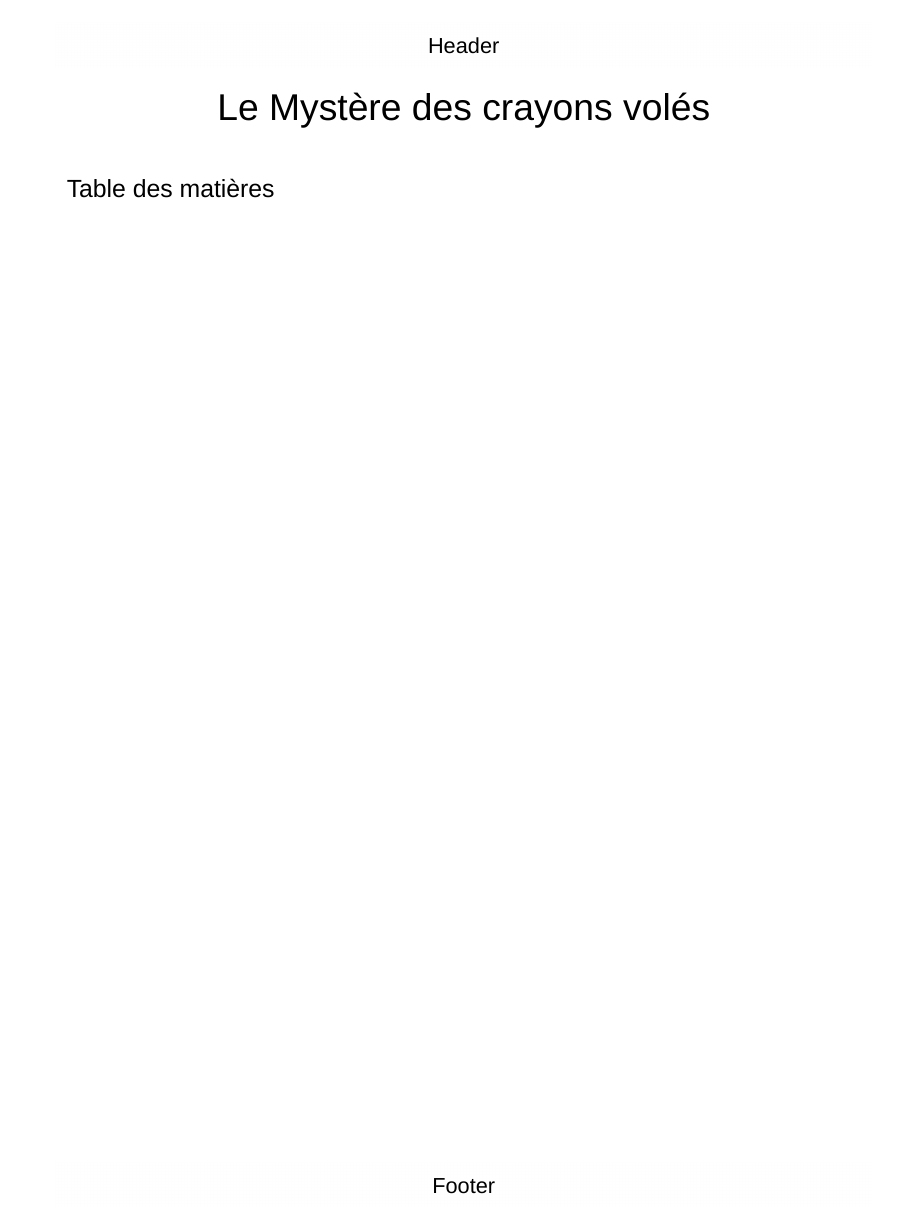
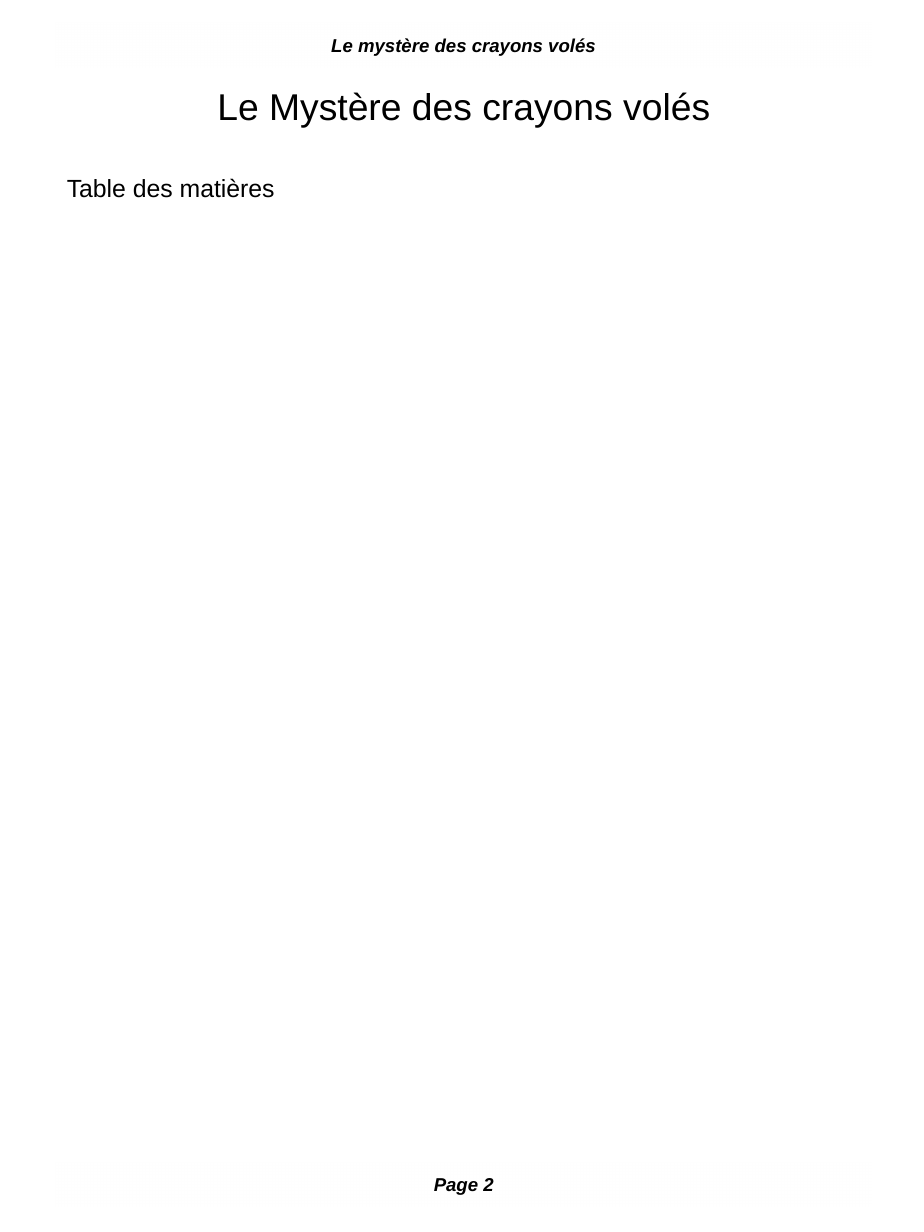
Before and after one commit to orey/D6-Dimensions, a slide deck: slide 2 of Le mystère des crayons volés/Le mystère des crayons volés.odp. Drawn at 924x1232 pixels with LibreOffice and Linux fonts; fonts in the diff are those of the drawing; background and template pictures are left out. Boxes give left, top, right and bottom in pixels: in the first picture for what was removed or moved away, otherwise in the second. Text is boxed around its words. In the diff, an @@ line names an element or a change of style, - is before the commit and + after.

```diff
--- a/Le mystère des crayons volés/Le mystère des crayons volés.odp
+++ b/Le mystère des crayons volés/Le mystère des crayons volés.odp
@@ text at (331,38,596,56): text changed; size 14 to 12 pt; bold on; italic on @@
-Header
+Le mystère des crayons volés
@@ text at (434,1178,493,1195): text changed; size 14 to 12 pt; bold on; italic on @@
-Footer
+Page 2
```
Also in this commit, not shown: 3 other slides changed, 2 slides added, 3 other files.
